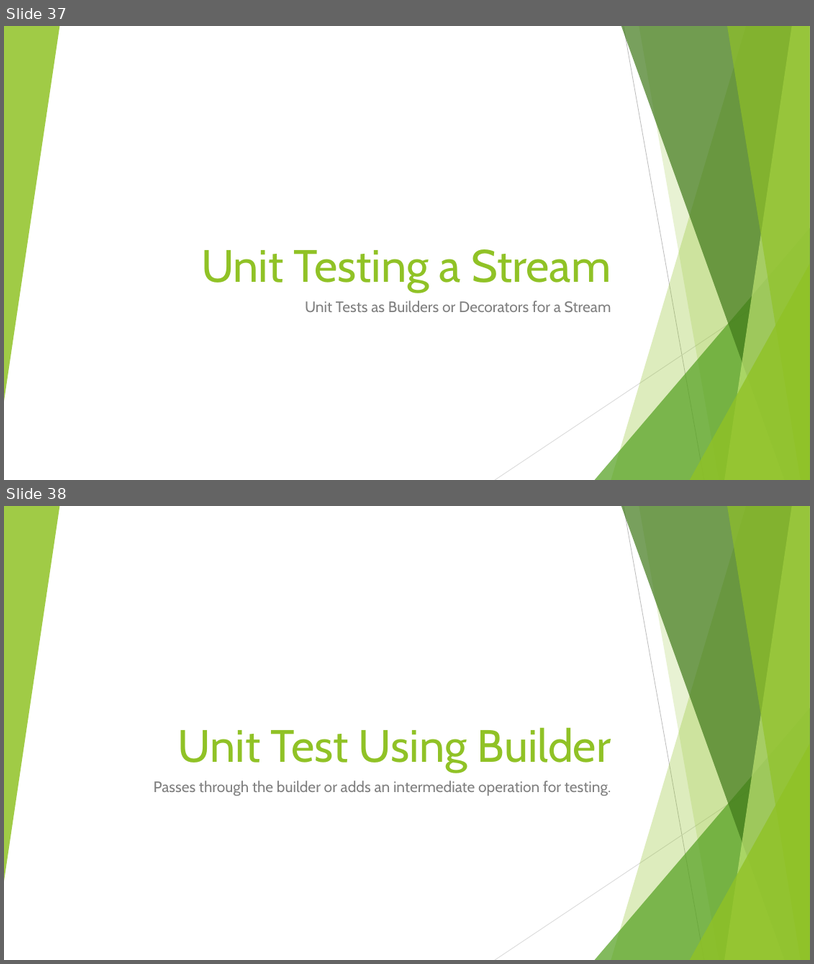
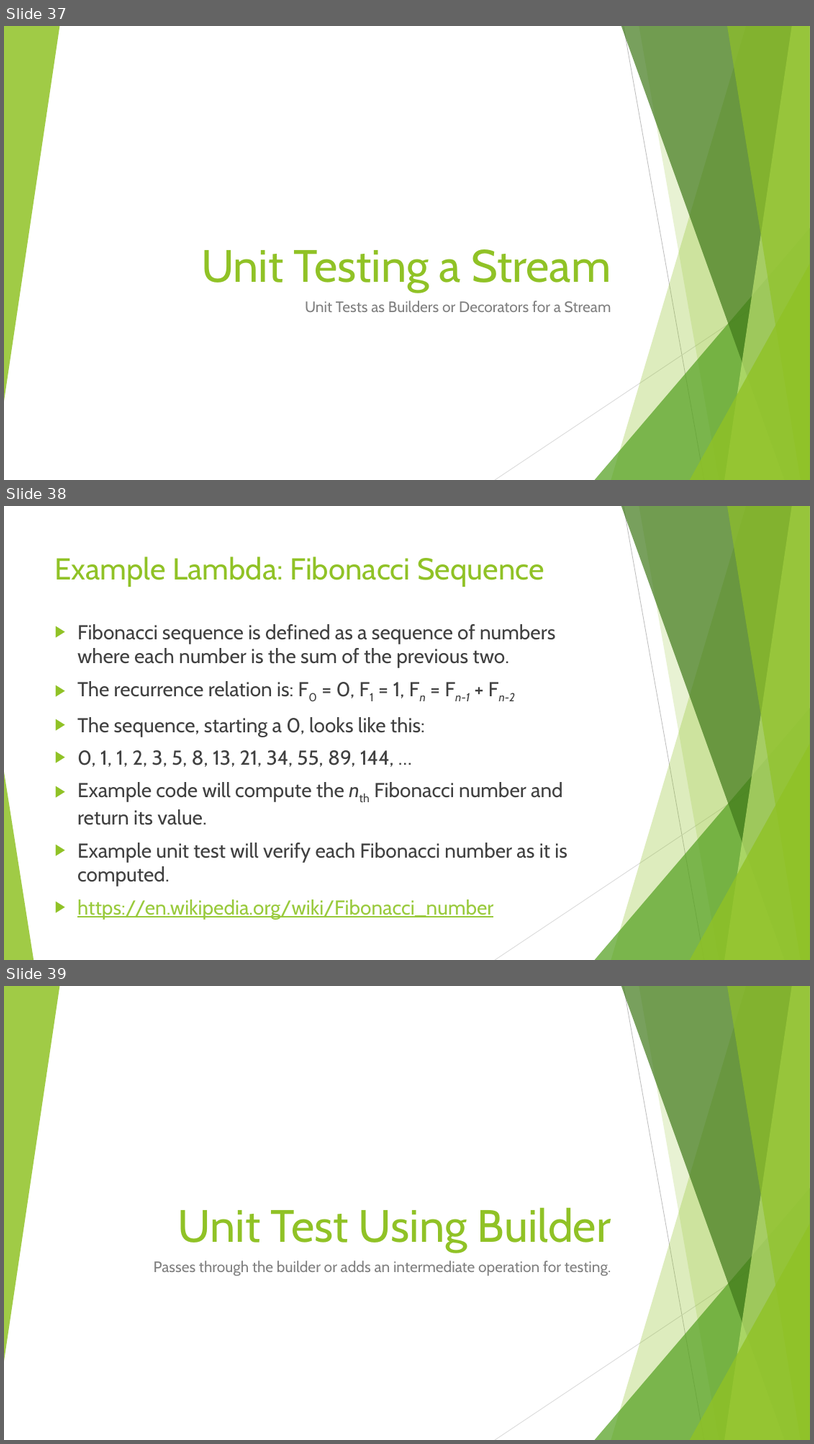
Before and after one commit to RichardRoda/2017-CodePaLOUsa-Lambda, a slide deck: Learning to Love the Lambda in the Stream.pptx. Shown one above the other, each under a label of ours: slides 37 and 38 before the commit, slides 37, 38 and 39 after it. The pictures are 814x964 and 814x1444 pixels, drawn with LibreOffice and Linux fonts; fonts in the diff are those of the drawing. Boxes give left, top, right and bottom in pixels: in the first picture for what was removed or moved away, otherwise in the second. Text is boxed around its words. In the diff, an @@ line names an element or a change of style, - is before the commit and + after.

Commit message:
Add slide explaining what Fibonacci numbers are, and a link to Oracle's quick start guide for lambdas.

```diff
--- a/Learning to Love the Lambda in the Stream.pptx
+++ b/Learning to Love the Lambda in the Stream.pptx
@@ slide 38 added at bbox=[4, 506, 810, 960], background #FFFFFF; not listed: 9 template elements that a slide beside it also shows @@
@@ title added at bbox=[55, 556, 545, 587], 36 pt, text #90C226 @@
+Example Lambda: Fibonacci Sequence
@@ text added at bbox=[77, 624, 568, 919], 24 pt, text #404040 @@
+▶ Fibonacci sequence is defined as a sequence of numbers where each number is the sum of the previous two.
+▶ The recurrence relation is: F0 = 0, F1 = 1, Fn = Fn-1 + Fn-2
+▶ The sequence, starting a 0, looks like this:
+▶ 0, 1, 1, 2, 3, 5, 8, 13, 21, 34, 55, 89, 144, …
+▶ Example code will compute the nth Fibonacci number and return its value.
+▶ Example unit test will verify each Fibonacci number as it is computed.
+▶ https://en.wikipedia.org/wiki/Fibonacci_number
@@ triangle added at bbox=[4, 772, 34, 960], fill #90C226 at 85% opacity @@
@@ what was slide 38 is now slide 39 @@
```
Also in this commit, not shown: 1 slide changed, 1 other file.
